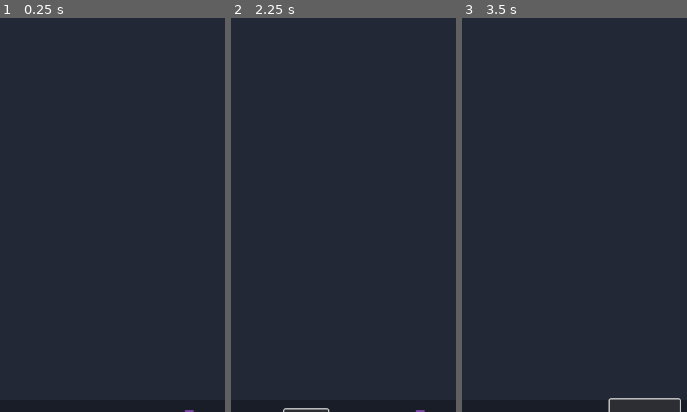
Above: before the commit, frames 1-3 (left to right).
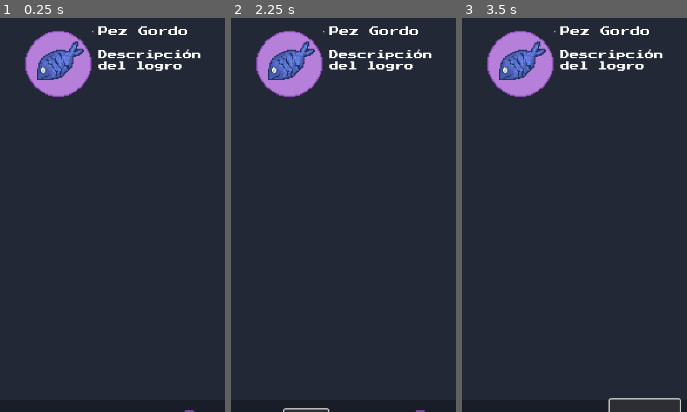
Above: after the commit, the same moments.

Repository: TonyCast2005/Galileo
Game: Godot game, scene res://escenas/usuario/Perfil/perfil.tscn
The game is run twice, just before and just after one commit, with the same random seed, the same clock (stepped at 60 frames per second) and the same inputs.
Inputs (mouse positions are % of the whole screen's width and height, from its top left):
- Up to frame 1 (0.25 s): no input
- Up to frame 2 (2.25 s): click (90, 5) at 0.5 s; click (74, 96) at 1.25 s; click (26, 96) at 2 s
- Up to frame 3 (3.5 s): click (50, 96) at 2.75 s
The pictures show only the part of the screen within x 9-59%, y 44-94%; the shares and areas given below are measured in that part.

The runs differ from the first frame. In frame 1, 5.1% of the frame differs, in the area x 11-90%, y 2-21%; in frame 2, 5.1%; in frame 3, 5.1%.
Error in both runs: Invalid assignment of property or key 'texture' with value of type 'CompressedTexture2D' on a base object of type 'Nil'. (res://escenas/usuario/Perfil/logro.gd…

Commit message:
card logro

Diff:
--- a/galileo/escenas/TestUbicacion/test.tscn
+++ /dev/null
@@ -1,35 +0,0 @@
-[gd_scene load_steps=2 format=3 uid="uid://behxdph0pp4lf"]
-
-[sub_resource type="StyleBoxFlat" id="StyleBoxFlat_cww5j"]
-bg_color = Color(0.390993, 0.125577, 0.674499, 1)
-corner_radius_top_left = 40
-corner_radius_top_right = 40
-corner_radius_bottom_right = 40
-corner_radius_bottom_left = 40
-
-[node name="Control" type="Control"]
-layout_mode = 3
-anchors_preset = 15
-anchor_right = 1.0
-anchor_bottom = 1.0
-grow_horizontal = 2
-grow_vertical = 2
-
-[node name="ColorRect" type="ColorRect" parent="."]
-layout_mode = 1
-anchors_preset = 15
-anchor_right = 1.0
-anchor_bottom = 1.0
-grow_horizontal = 2
-grow_vertical = 2
-color = Color(0.137255, 0.156863, 0.215686, 1)
-
-[node name="Button" type="Button" parent="."]
-layout_mode = 0
-offset_left = 246.0
-offset_top = 1125.0
-offset_right = 454.0
-offset_bottom = 1189.0
-theme_override_font_sizes/font_size = 20
-theme_override_styles/normal = SubResource("StyleBoxFlat_cww5j")
-text = "Siguiente"
--- a/galileo/escenas/usuario/Perfil/Logro.tscn
+++ b/galileo/escenas/usuario/Perfil/Logro.tscn
@@ -1,44 +1,50 @@
-[gd_scene load_steps=3 format=3 uid="uid://drv5v3lp26f1f"]
+[gd_scene load_steps=4 format=3 uid="uid://drv5v3lp26f1f"]
 
 [ext_resource type="Texture2D" uid="uid://b7asksqya2k03" path="res://assets/sprites/ui/Logros/Pez gordo .png" id="1_2ft2g"]
-[ext_resource type="Script" uid="uid://f45grmk3mjy5" path="res://escenas/usuario/Perfil/logro.gd" id="1_6n8fs"]
+[ext_resource type="Script" uid="uid://du4qo4fb3xa58" path="res://escenas/usuario/Perfil/logro.gd" id="1_6n8fs"]
 
-[node name="HBoxContainer" type="HBoxContainer"]
-offset_left = 15.0
-offset_top = 16.0
-offset_right = 623.0
-offset_bottom = 136.0
+[sub_resource type="StyleBoxFlat" id="StyleBoxFlat_6n8fs"]
+content_margin_left = 0.0
+content_margin_top = 0.0
+content_margin_right = 0.0
+content_margin_bottom = 0.0
+bg_color = Color(0.862745, 0.882353, 0.921569, 0.141176)
+corner_radius_top_left = 40
+corner_radius_top_right = 40
+corner_radius_bottom_right = 40
+corner_radius_bottom_left = 40
+corner_detail = 20
+
+[node name="Panel" type="Panel"]
+offset_left = 63.0
+offset_top = 28.0
+offset_right = 671.0
+offset_bottom = 148.0
+theme_override_styles/panel = SubResource("StyleBoxFlat_6n8fs")
 script = ExtResource("1_6n8fs")
 
-[node name="ColorRect" type="ColorRect" parent="."]
+[node name="HBoxContainer" type="HBoxContainer" parent="."]
 show_behind_parent = true
 custom_minimum_size = Vector2(600, 30)
 layout_mode = 2
+offset_right = 600.0
+offset_bottom = 120.0
 size_flags_stretch_ratio = 0.0
-color = Color(0.191969, 0.222431, 0.293454, 1)
 
-[node name="TextureRect" type="TextureRect" parent="ColorRect"]
+[node name="TextureRect" type="TextureRect" parent="HBoxContainer"]
 custom_minimum_size = Vector2(70, 70)
 layout_mode = 2
-offset_left = 7.0
-offset_top = -2.0
-offset_right = 127.0
-offset_bottom = 118.0
 texture = ExtResource("1_2ft2g")
 expand_mode = 2
 
-[node name="VBoxContainer" type="VBoxContainer" parent="ColorRect"]
+[node name="VBoxContainer" type="VBoxContainer" parent="HBoxContainer"]
 layout_mode = 2
-offset_left = 141.0
-offset_top = 12.0
-offset_right = 586.0
-offset_bottom = 112.0
 
-[node name="Nombre" type="Label" parent="ColorRect/VBoxContainer"]
+[node name="Nombre" type="Label" parent="HBoxContainer/VBoxContainer"]
 layout_mode = 2
 text = "Pez Gordo"
 
-[node name="textoLectura" type="Label" parent="ColorRect/VBoxContainer"]
+[node name="textoLectura" type="Label" parent="HBoxContainer/VBoxContainer"]
 custom_minimum_size = Vector2(10, 70)
 layout_mode = 2
 theme_override_colors/font_color = Color(1, 1, 1, 1)
--- a/galileo/escenas/usuario/Perfil/logro.gd
+++ b/galileo/escenas/usuario/Perfil/logro.gd
@@ -1,10 +1,11 @@
-extends HBoxContainer
+extends Panel
 
-@onready var icon_rect = $TextureRect
-@onready var title_label = $VBoxContainer/Nombre
-@onready var desc_label = $VBoxContainer/textoLectura
+@onready var icon_rect = $HBoxContainer/TextureRect
+@onready var title_label = $HBoxContainer/VBoxContainer/Nombre
+@onready var desc_label = $HBoxContainer/VBoxContainer/textoLectura
 
 func set_data(icon: Texture, title: String, description: String):
+	print("DEBUG -> icon_rect:", icon_rect) # 👈 para comprobar
 	icon_rect.texture = icon
 	title_label.text = title
 	desc_label.text = description
--- a/galileo/escenas/usuario/Perfil/perfil.gd
+++ b/galileo/escenas/usuario/Perfil/perfil.gd
@@ -1,6 +1,6 @@
 extends Control
 
-@onready var achievements_list = $ScrollContainer/Control  # mejor que Control sea un VBoxContainer
+@onready var achievements_list = $ScrollContainer # mejor que Control sea un VBoxContainer
 var LogroScene = preload("res://escenas/usuario/Perfil/Logro.tscn")  # cambia a la ruta de tu escena de logro
 
 func add_achievement(icon: Texture, title: String, description: String):
--- a/galileo/escenas/usuario/Perfil/perfil.tscn
+++ b/galileo/escenas/usuario/Perfil/perfil.tscn
@@ -64,12 +64,12 @@
 text = "Nivel del usuario"
 horizontal_alignment = 1
 
+[node name="Control" parent="." instance=ExtResource("1_pw2c4")]
+layout_mode = 1
+
 [node name="ScrollContainer" type="ScrollContainer" parent="."]
 layout_mode = 0
 offset_left = 99.0
 offset_top = 583.0
 offset_right = 627.0
 offset_bottom = 1102.0
-
-[node name="Control" parent="." instance=ExtResource("1_pw2c4")]
-layout_mode = 1
Not shown, changed: galileo/escenas/usuario/Perfil/logro.gd.uid
